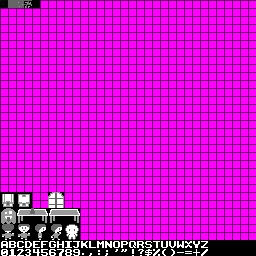
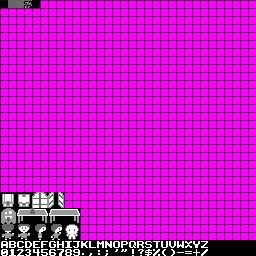
Layered file, before and after one edit (256px x 256px). Changes by layer:
removed layer "背景" over [32,192,64,208]
